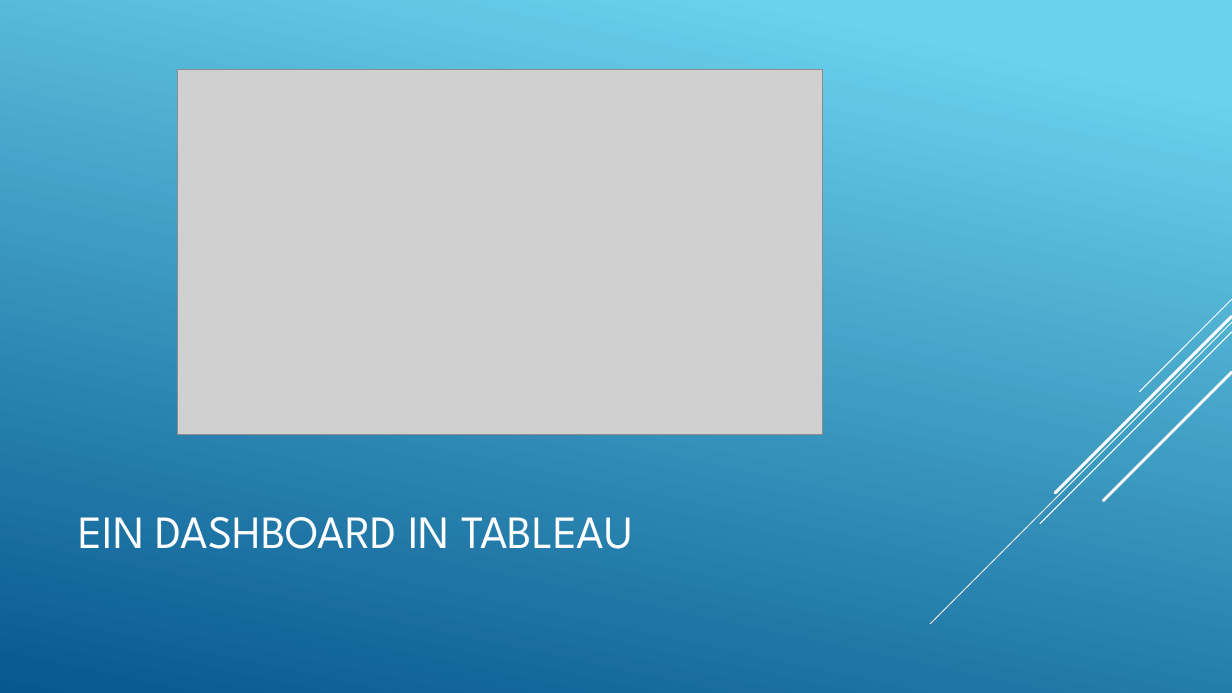
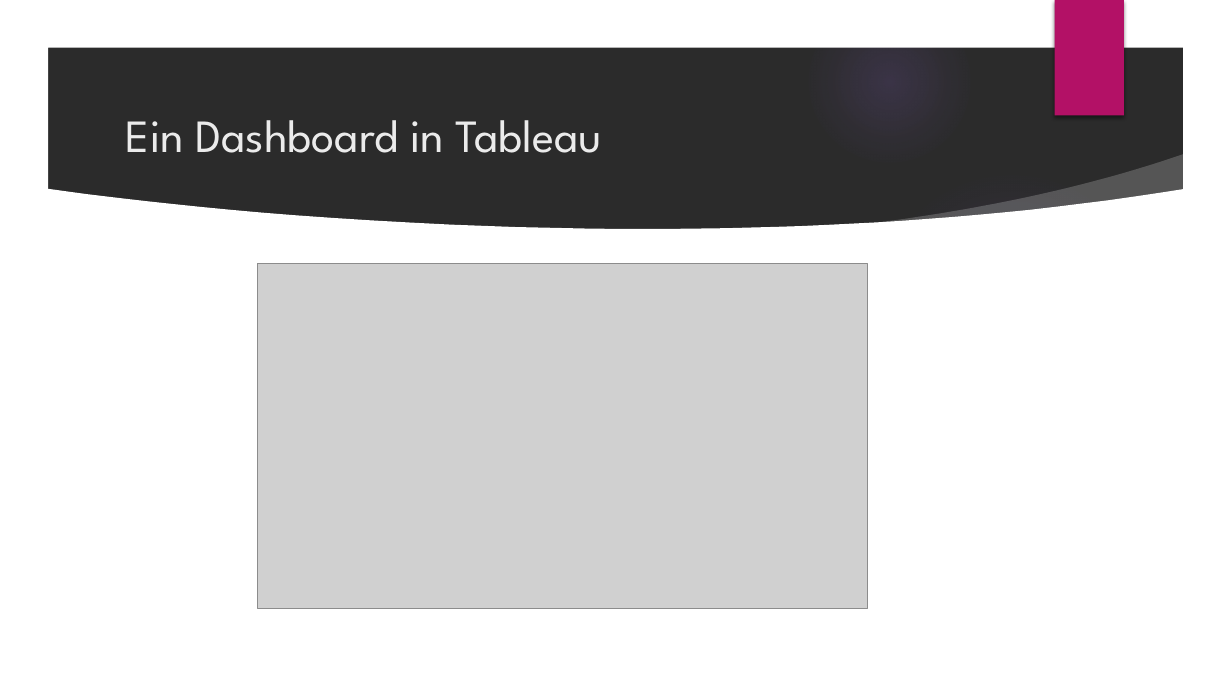
Before and after one commit to khanhhuy288/dwh-a1, a slide deck: slide 3 of A5/DWH.pptx. Drawn at 1232x693 pixels with LibreOffice and Linux fonts; fonts in the diff are those of the drawing; grey boxes stand for pictures; background and template pictures are left out; a plain dark background stands for a picture behind light text. Boxes give left, top, right and bottom in pixels: in the first picture for what was removed or moved away, otherwise in the second. Text is boxed around its words. In the diff, an @@ line names an element or a change of style, - is before the commit and + after.

```diff
--- a/A5/DWH.pptx
+++ b/A5/DWH.pptx
@@ background gradient #6ED2EB to #06588E to picture (left out) @@
@@ group added at (x1=0, y1=0, x2=1232, y2=693): 5 ellipses, 3 freeform shapes @@
@@ rectangle added at (x1=1055, y1=0, x2=1124, y2=116), fill #B31166 @@
@@ title at (x1=126, y1=120, x2=602, y2=153): text changed; text colour #FFFFFF to #EBEBEB @@
-EIN DASHBOARD IN TABLEAU
+Ein Dashboard in Tableau
@@ picture resized from (x1=178, y1=69, x2=823, y2=434) to (x1=258, y1=263, x2=868, y2=609) @@
@@ group removed at (x1=931, y1=299, x2=1232, y2=624): 5 lines @@
```
Also in this commit, not shown: 4 other slides changed, 1 other file.
